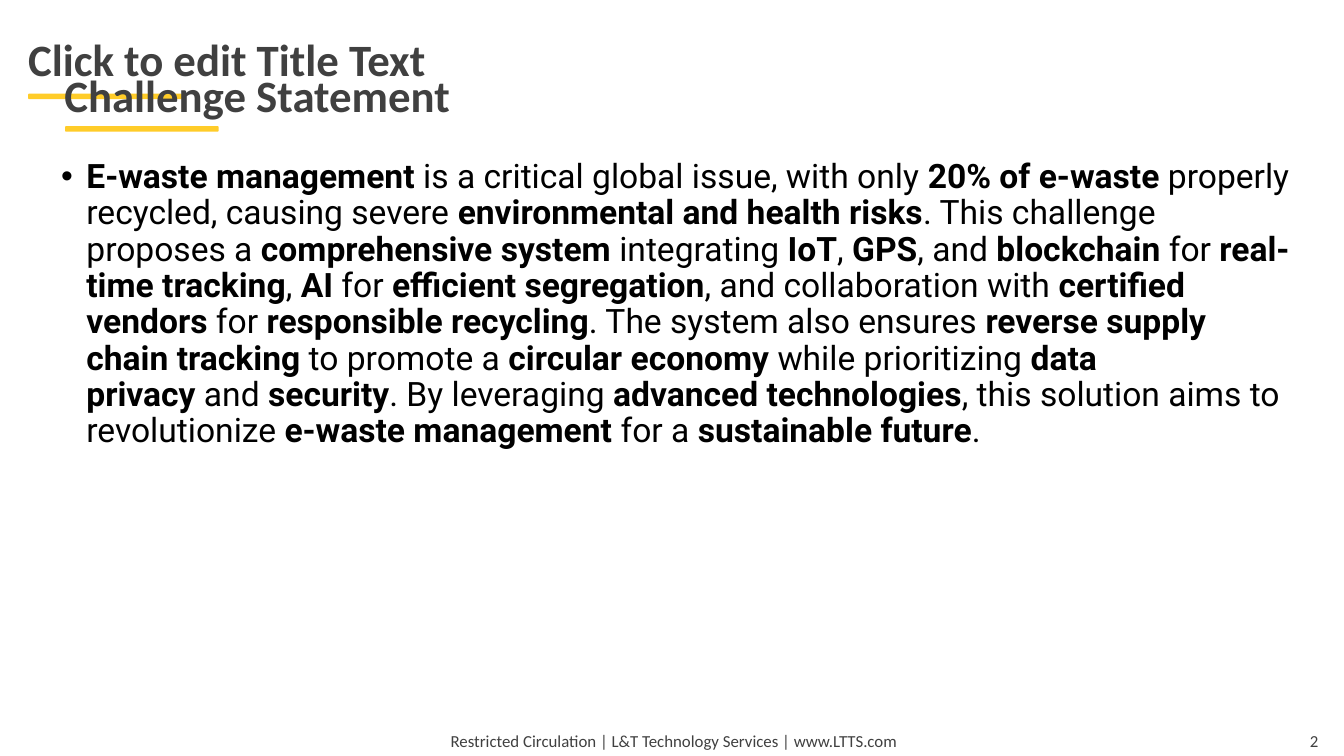
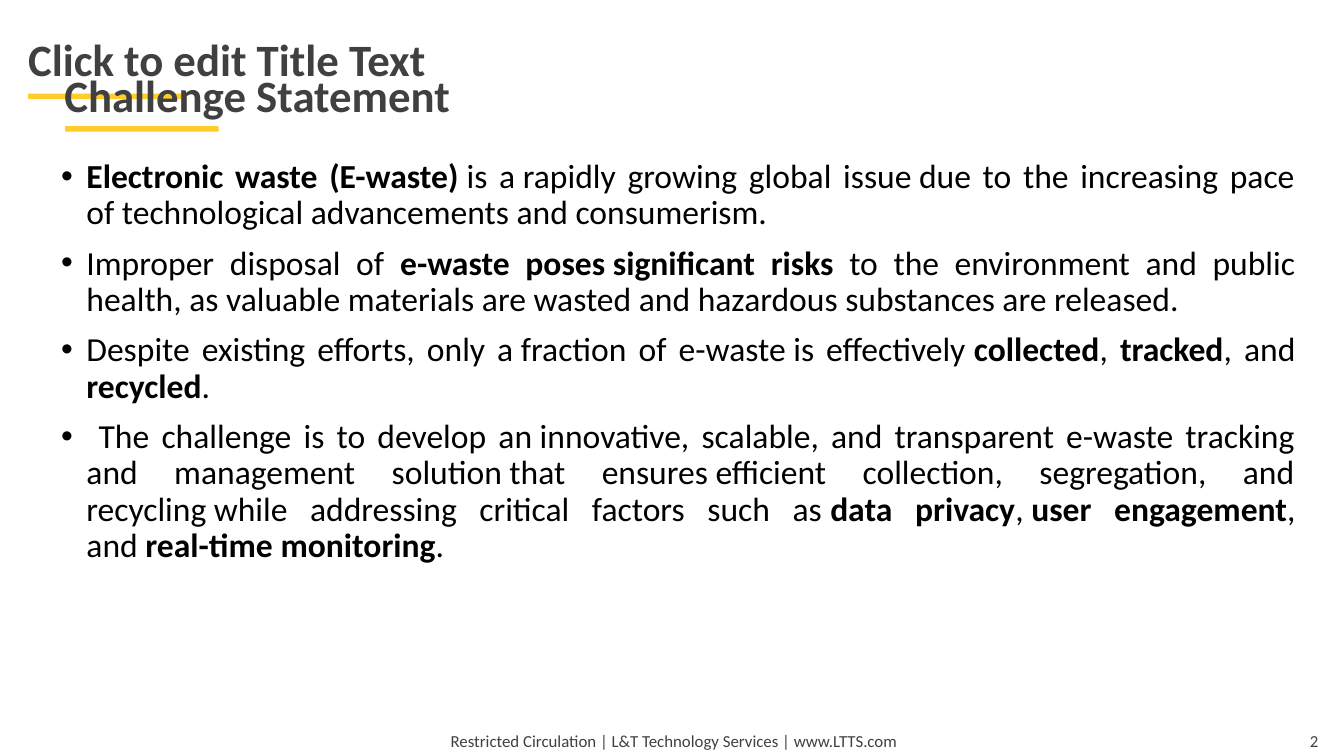
Before and after one commit to nishanthkj/L-T, a slide deck: slide 2 of E-Waste_Tracking_and_management/PPT/PID_0000_TG08003219_PresentationRound.pptx. Drawn at 1344x756 pixels with LibreOffice and Linux fonts; fonts in the diff are those of the drawing; background and template pictures are left out. Boxes give left, top, right and bottom in pixels: in the first picture for what was removed or moved away, otherwise in the second. Text is boxed around its words. In the diff, an @@ line names an element or a change of style, - is before the commit and + after.

```diff
--- a/E-Waste_Tracking_and_management/PPT/PID_0000_TG08003219_PresentationRound.pptx
+++ b/E-Waste_Tracking_and_management/PPT/PID_0000_TG08003219_PresentationRound.pptx
@@ text at box(86, 163, 1295, 563): text changed; font Roboto to Calibri; bold off @@
-• E-waste management is a critical global issue, with only 20% of e-waste properly recycled, causing severe environmental and health risks. This challenge proposes a comprehensive system integrating IoT, GPS, and blockchain for real-time tracking, AI for efficient segregation, and collaboration with certified vendors for responsible recycling. The system also ensures reverse supply chain tracking to promote a circular economy while prioritizing data privacy and security. By leveraging advanced technologies, this solution aims to revolutionize e-waste management for a sustainable future.
+• Electronic waste (E-waste) is a rapidly growing global issue due to the increasing pace of technological advancements and consumerism.
+• Improper disposal of e-waste poses significant risks to the environment and public health, as valuable materials are wasted and hazardous substances are released.
+• Despite existing efforts, only a fraction of e-waste is effectively collected, tracked, and recycled.
+• The challenge is to develop an innovative, scalable, and transparent e-waste tracking and management solution that ensures efficient collection, segregation, and recycling while addressing critical factors such as data privacy, user engagement, and real-time monitoring.
```
Also in this commit, not shown: 7 other slides changed, 5 slides added, 3 slides removed, 5 other files.
